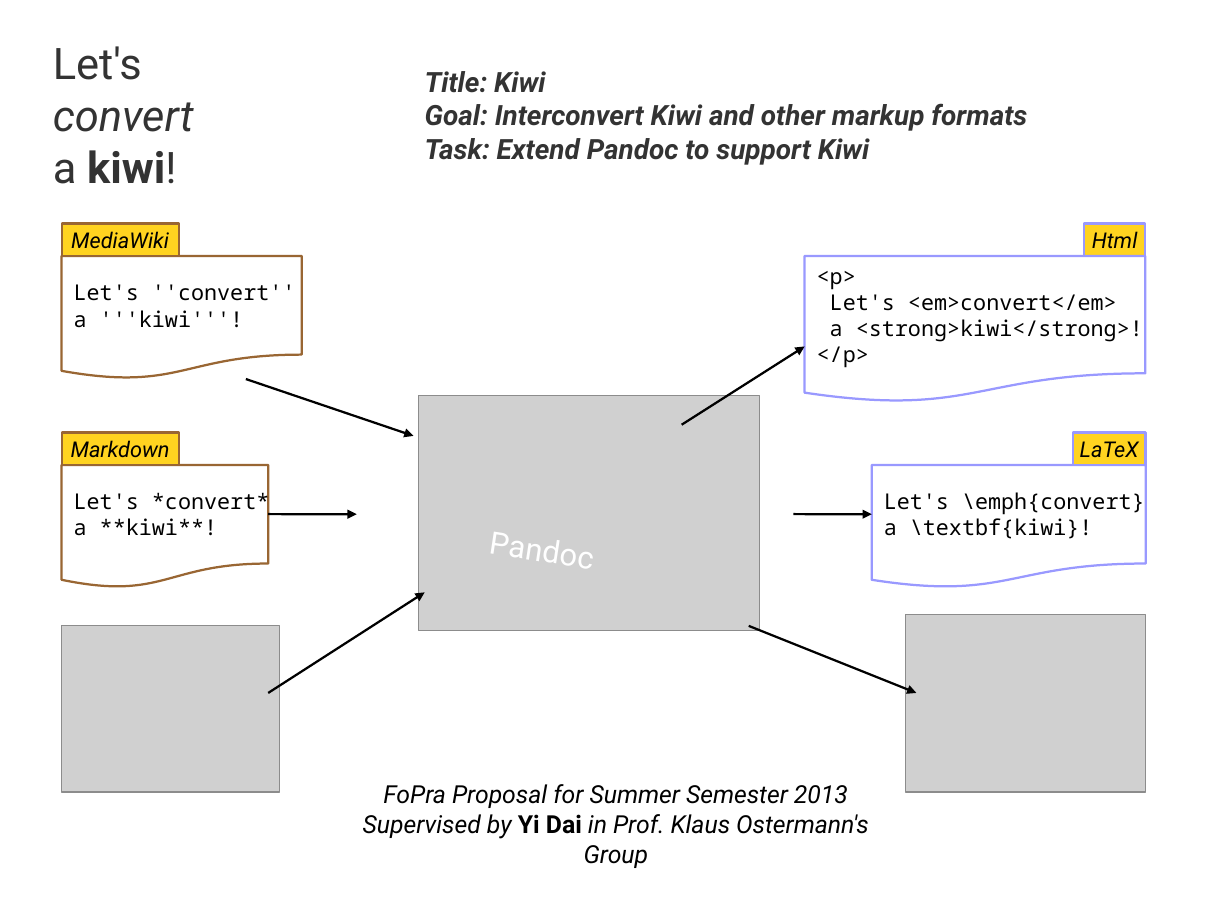
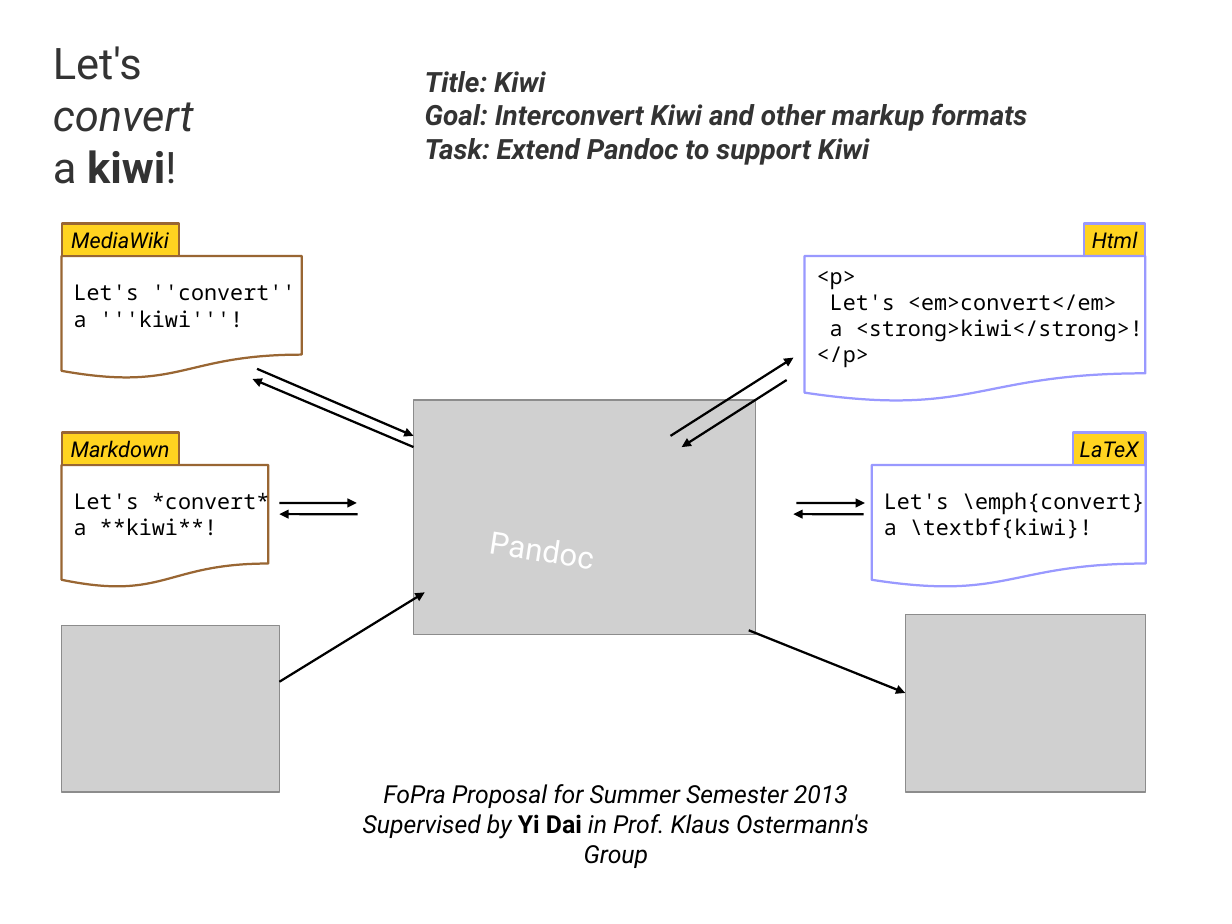
Before and after one commit to plmday/Kiwi, a slide deck: slide 1 of Dai-FoPraProposal2013SS.odp. Drawn at 1232x924 pixels with LibreOffice and Linux fonts; fonts in the diff are those of the drawing; grey boxes stand for pictures; background and template pictures are left out. Boxes give left, top, right and bottom in pixels: in the first picture for what was removed or moved away, otherwise in the second. Text is boxed around its words. In the diff, an @@ line names an element or a change of style, - is before the commit and + after.

Commit message:
Updated slides: double arrows to indicate interconversion

```diff
--- a/Dai-FoPraProposal2013SS.odp
+++ b/Dai-FoPraProposal2013SS.odp
@@ arrow moved from (682, 425) - (805, 347) to (671, 436) - (794, 358) @@
@@ arrow moved from (246, 379) - (414, 436) to (253, 379) - (414, 447) @@
@@ arrow (253, 379) - (414, 447): arrowheads changed @@
@@ arrow added from (257, 369) to (414, 436), #000000 1.45 pt @@
@@ arrow added from (787, 380) to (682, 447), #000000 1.45 pt @@
@@ picture: place and size @@
-picture at (418, 396, 760, 631)
+picture at (414, 400, 756, 635)
@@ arrow moved from (268, 514) - (357, 514) to (279, 503) - (357, 503) @@
@@ arrow added from (797, 503) to (865, 503), #000000 1.45 pt @@
@@ arrow added from (358, 514) to (279, 514), #000000 1.45 pt @@
@@ arrow moved from (794, 514) - (872, 514) to (794, 514) - (864, 514) @@
@@ arrow (794, 514) - (864, 514): arrowheads changed @@
@@ arrow moved from (268, 693) - (425, 593) to (279, 682) - (425, 593) @@
@@ arrow moved from (749, 626) - (917, 693) to (749, 631) - (906, 693) @@
```
Also in this commit, not shown: 1 other slide changed.
